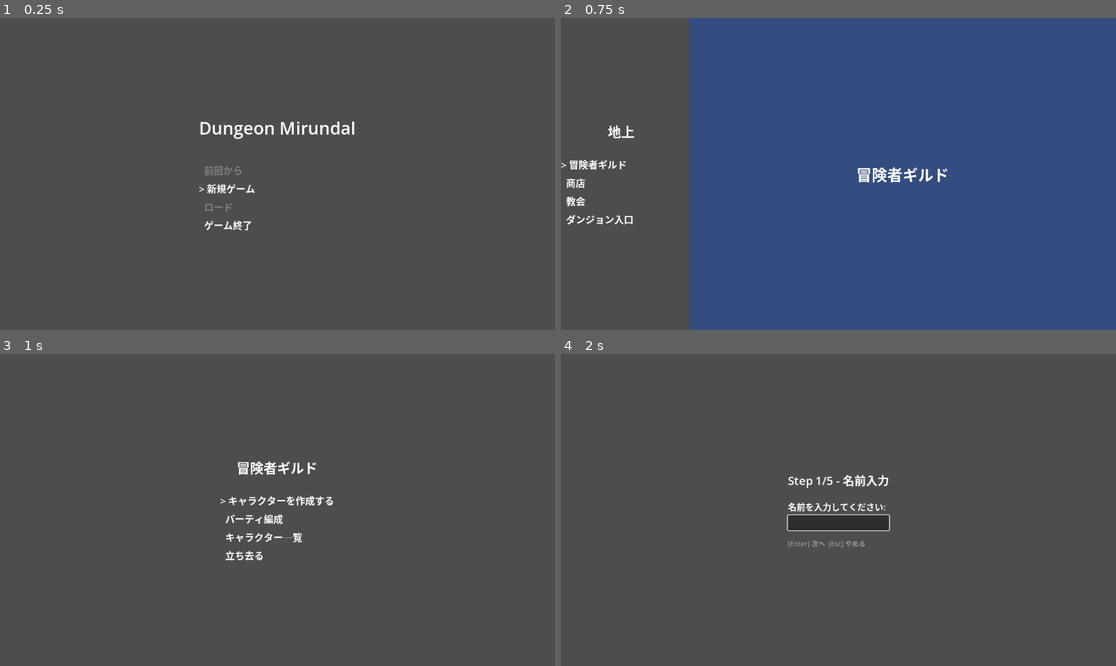
Above: before the commit, frames 1-4 (two rows, left to right).
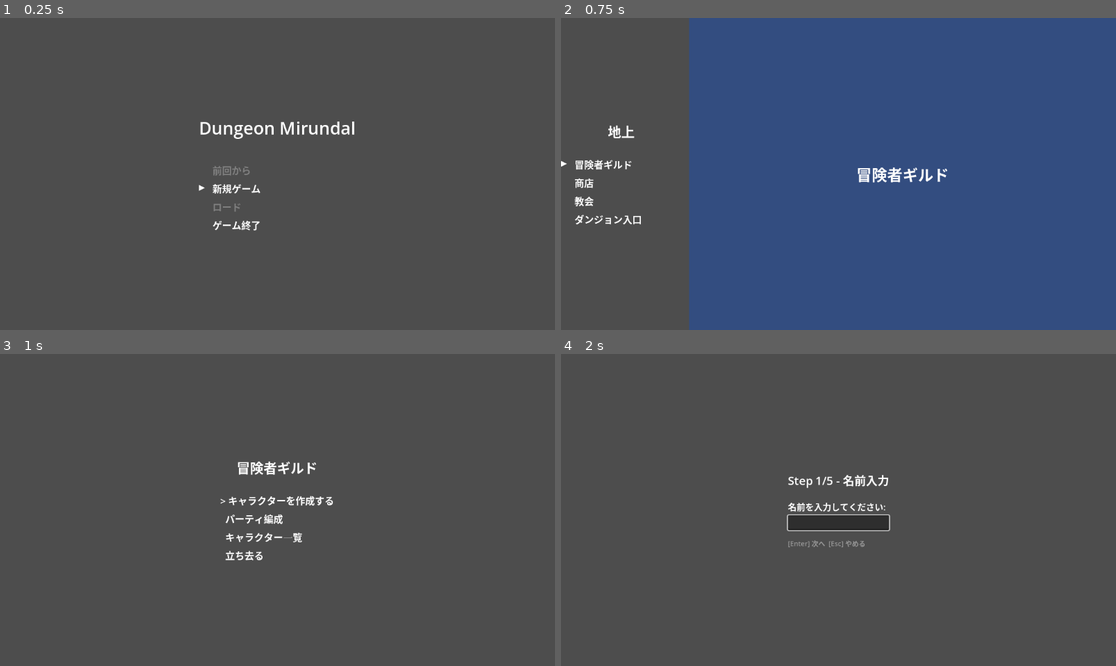
Above: after the commit, the same moments.

Repository: endo5501/DungeonMirundal2
Game: Godot game, scene res://src/main.tscn
Two runs of this game, one before a commit and one after it. Both use one fixed random seed, a clock stepped at 60 frames per second and the inputs below.
Inputs (mouse positions are in pixels of both pictures, inside the frame that each line leads up to):
- Up to frame 1 (0.25 s): no input
- Up to frame 2 (0.75 s): tap Enter (ui_accept) at 0.5 s; move the mouse to (960, 158) at 0.52 s; hold Right (ui_right) from 0.53 s (still down); hold Shift from 0.53 s (still down); click (960, 158) at 0.67 s
- Up to frame 3 (1 s): keep holding Right (ui_right); keep holding Shift; tap Enter (ui_accept) at 0.77 s
- Up to frame 4 (2 s): release Right (ui_right) at 1.25 s; release Shift at 1.25 s; tap Enter (ui_accept) at 1.25 s; drag from (727, 525) to (810, 572) at 1.27 s

The runs differ from the first frame. In frame 1, 0.5% of the frame differs, in the area x 35-47%, y 47-69%; in frame 2, 0.7%, in the area x 0-15%, y 45-67%; in frame 3, nothing differs; in frame 4, nothing differs.

Commit message:
Migrate simple screens to CursorMenuRow
Convert title, town, shop (top menu only), temple, esc-menu (3 main menus),
save, load, and dungeon-screen return dialog to use the row-based API.
The cursor now lives in a fixed-width column, so text positions no longer
shift on selection. Equipment sub-screens and other screens outside this
change's scope are unchanged.

Co-Authored-By: Claude Opus 4.7 (1M context) <noreply@anthropic.com>

Diff:
--- a/src/dungeon_scene/dungeon_screen.gd
+++ b/src/dungeon_scene/dungeon_screen.gd
@@ -16,7 +16,7 @@
 
 var _showing_return_dialog: bool = false
 var _return_dialog_selected: int = 0
-var _return_dialog_labels: Array[Label] = []
+var _return_dialog_rows: Array[CursorMenuRow] = []
 var _return_dialog_container: Control
 var _encounter_active: bool = false
 
@@ -137,7 +137,7 @@
 func _show_return_dialog() -> void:
 	_showing_return_dialog = true
 	_return_dialog_selected = 1  # default to いいえ (safer)
-	_return_dialog_labels.clear()
+	_return_dialog_rows.clear()
 
 	_return_dialog_container = CenterContainer.new()
 	_return_dialog_container.set_anchors_and_offsets_preset(PRESET_FULL_RECT)
@@ -162,16 +162,16 @@
 	vbox.add_child(spacer)
 
 	for i in range(RETURN_OPTIONS.size()):
-		var label := Label.new()
-		label.add_theme_font_size_override("font_size", 18)
-		vbox.add_child(label)
-		_return_dialog_labels.append(label)
+		var row := CursorMenuRow.new()
+		row.set_text(RETURN_OPTIONS[i])
+		row.set_text_font_size(18)
+		vbox.add_child(row)
+		_return_dialog_rows.append(row)
 	_update_return_dialog_labels()
 
 func _update_return_dialog_labels() -> void:
-	for i in range(_return_dialog_labels.size()):
-		var prefix := CursorMenu.CURSOR_PREFIX if i == _return_dialog_selected else CursorMenu.NO_CURSOR_PREFIX
-		_return_dialog_labels[i].text = prefix + RETURN_OPTIONS[i]
+	for i in range(_return_dialog_rows.size()):
+		_return_dialog_rows[i].set_selected(i == _return_dialog_selected)
 
 func _handle_return_dialog_input(event: InputEventKey) -> void:
 	match event.keycode:
@@ -193,4 +193,4 @@
 	if _return_dialog_container:
 		_return_dialog_container.queue_free()
 		_return_dialog_container = null
-	_return_dialog_labels.clear()
+	_return_dialog_rows.clear()
--- a/src/esc_menu/esc_menu.gd
+++ b/src/esc_menu/esc_menu.gd
@@ -51,9 +51,9 @@
 var _equipment_slot_container: VBoxContainer
 var _equipment_candidate_container: VBoxContainer
 
-var _main_menu_labels: Array[Label] = []
-var _party_menu_labels: Array[Label] = []
-var _quit_labels: Array[Label] = []
+var _main_menu_rows: Array[CursorMenuRow] = []
+var _party_menu_rows: Array[CursorMenuRow] = []
+var _quit_rows: Array[CursorMenuRow] = []
 
 # Equipment navigation state
 var _equipment_character_index: int = 0
@@ -89,11 +89,11 @@
 	_panel.add_child(root_vbox)
 
 	_main_menu_container = _build_titled_view("メニュー")
-	_build_menu_labels(_main_menu, _main_menu_labels, _main_menu_container)
+	_build_menu_rows(_main_menu, _main_menu_rows, _main_menu_container)
 	root_vbox.add_child(_main_menu_container)
 
 	_party_menu_container = _build_titled_view("パーティ")
-	_build_menu_labels(_party_menu, _party_menu_labels, _party_menu_container)
+	_build_menu_rows(_party_menu, _party_menu_rows, _party_menu_container)
 	root_vbox.add_child(_party_menu_container)
 
 	_status_container = _build_titled_view("ステータス", 4)
@@ -112,7 +112,7 @@
 	root_vbox.add_child(_equipment_candidate_container)
 
 	_quit_dialog_container = _build_titled_view("タイトルに戻りますか？", 8)
-	_build_menu_labels(_quit_menu, _quit_labels, _quit_dialog_container)
+	_build_menu_rows(_quit_menu, _quit_rows, _quit_dialog_container)
 	root_vbox.add_child(_quit_dialog_container)
 
 func _build_titled_view(title_text: String, separation: int = 6) -> VBoxContainer:
@@ -128,13 +128,14 @@
 	vbox.add_child(spacer)
 	return vbox
 
-func _build_menu_labels(menu: CursorMenu, labels_out: Array[Label], parent: VBoxContainer) -> void:
+func _build_menu_rows(menu: CursorMenu, rows_out: Array[CursorMenuRow], parent: VBoxContainer) -> void:
 	for i in range(menu.size()):
-		var label := Label.new()
-		label.add_theme_font_size_override("font_size", 20)
-		parent.add_child(label)
-		labels_out.append(label)
-	menu.update_labels(labels_out)
+		var row := CursorMenuRow.new()
+		row.set_text(menu.items[i])
+		row.set_text_font_size(20)
+		parent.add_child(row)
+		rows_out.append(row)
+	menu.update_rows(rows_out)
 
 func is_menu_visible() -> bool:
 	return visible
@@ -253,10 +254,10 @@
 	match view:
 		View.PARTY_MENU:
 			_party_menu.selected_index = 0
-			_party_menu.update_labels(_party_menu_labels)
+			_party_menu.update_rows(_party_menu_rows)
 		View.QUIT_DIALOG:
 			_quit_menu.selected_index = QUIT_IDX_NO
-			_quit_menu.update_labels(_quit_labels)
+			_quit_menu.update_rows(_quit_rows)
 		View.STATUS:
 			_refresh_status_view()
 		View.ITEMS:
@@ -271,7 +272,7 @@
 			_equipment_candidate_index = 0
 			_refresh_equipment_candidate_view()
 		View.MAIN_MENU:
-			_main_menu.update_labels(_main_menu_labels)
+			_main_menu.update_rows(_main_menu_rows)
 
 func _get_current_menu() -> CursorMenu:
 	match _current_view:
@@ -286,11 +287,11 @@
 func _update_current_labels() -> void:
 	match _current_view:
 		View.MAIN_MENU:
-			_main_menu.update_labels(_main_menu_labels)
+			_main_menu.update_rows(_main_menu_rows)
 		View.PARTY_MENU:
-			_party_menu.update_labels(_party_menu_labels)
+			_party_menu.update_rows(_party_menu_rows)
 		View.QUIT_DIALOG:
-			_quit_menu.update_labels(_quit_labels)
+			_quit_menu.update_rows(_quit_rows)
 
 func _handle_main_menu_select() -> void:
 	match _main_menu.selected_index:
--- a/src/load_screen.gd
+++ b/src/load_screen.gd
@@ -7,7 +7,7 @@
 var _save_manager: SaveManager
 var _slots: Array[Dictionary] = []
 var _menu: CursorMenu
-var _menu_labels: Array[Label] = []
+var _menu_rows: Array[CursorMenuRow] = []
 var _no_saves: bool = false
 var _container: VBoxContainer
 
@@ -71,13 +71,14 @@
 		items.append(s["label"])
 	_menu = CursorMenu.new(items)
 
-	_menu_labels.clear()
+	_menu_rows.clear()
 	for i in range(_menu.size()):
-		var label := Label.new()
-		label.add_theme_font_size_override("font_size", 18)
-		_container.add_child(label)
-		_menu_labels.append(label)
-	_menu.update_labels(_menu_labels)
+		var row := CursorMenuRow.new()
+		row.set_text(_menu.items[i])
+		row.set_text_font_size(18)
+		_container.add_child(row)
+		_menu_rows.append(row)
+	_menu.update_rows(_menu_rows)
 
 func _unhandled_input(event: InputEvent) -> void:
 	if not event is InputEventKey:
@@ -95,11 +96,11 @@
 		KEY_UP, KEY_W:
 			if _menu:
 				_menu.move_cursor(-1)
-				_menu.update_labels(_menu_labels)
+				_menu.update_rows(_menu_rows)
 		KEY_DOWN, KEY_S:
 			if _menu:
 				_menu.move_cursor(1)
-				_menu.update_labels(_menu_labels)
+				_menu.update_rows(_menu_rows)
 		KEY_ENTER, KEY_KP_ENTER, KEY_SPACE:
 			if _menu and _slots.size() > 0:
 				var slot: int = _slots[_menu.selected_index]["slot_number"]
--- a/src/save_screen.gd
+++ b/src/save_screen.gd
@@ -10,14 +10,14 @@
 var _save_manager: SaveManager
 var _slots: Array[Dictionary] = []  # [{slot_number, ...}], first entry is "new save"
 var _menu: CursorMenu
-var _menu_labels: Array[Label] = []
+var _menu_rows: Array[CursorMenuRow] = []
 var _title_label: Label
 var _container: VBoxContainer
 
 var _overwrite_visible := false
 var _overwrite_slot: int = -1
 var _overwrite_menu: CursorMenu
-var _overwrite_labels: Array[Label] = []
+var _overwrite_rows: Array[CursorMenuRow] = []
 var _overwrite_container: CenterContainer
 
 func _ready() -> void:
@@ -70,13 +70,14 @@
 	spacer.custom_minimum_size.y = 8
 	_container.add_child(spacer)
 
-	_menu_labels.clear()
+	_menu_rows.clear()
 	for i in range(_menu.size()):
-		var label := Label.new()
-		label.add_theme_font_size_override("font_size", 18)
-		_container.add_child(label)
-		_menu_labels.append(label)
-	_menu.update_labels(_menu_labels)
+		var row := CursorMenuRow.new()
+		row.set_text(_menu.items[i])
+		row.set_text_font_size(18)
+		_container.add_child(row)
+		_menu_rows.append(row)
+	_menu.update_rows(_menu_rows)
 
 func _build_overwrite_dialog() -> void:
 	_overwrite_menu = CursorMenu.new(OVERWRITE_OPTIONS)
@@ -100,13 +101,14 @@
 	msg.horizontal_alignment = HORIZONTAL_ALIGNMENT_CENTER
 	vbox.add_child(msg)
 
-	_overwrite_labels.clear()
+	_overwrite_rows.clear()
 	for i in range(_overwrite_menu.size()):
-		var label := Label.new()
-		label.add_theme_font_size_override("font_size", 18)
-		vbox.add_child(label)
-		_overwrite_labels.append(label)
-	_overwrite_menu.update_labels(_overwrite_labels)
+		var row := CursorMenuRow.new()
+		row.set_text(_overwrite_menu.items[i])
+		row.set_text_font_size(18)
+		vbox.add_child(row)
+		_overwrite_rows.append(row)
+	_overwrite_menu.update_rows(_overwrite_rows)
 
 func _unhandled_input(event: InputEvent) -> void:
 	if not event is InputEventKey:
@@ -122,10 +124,10 @@
 	match (event as InputEventKey).keycode:
 		KEY_UP, KEY_W:
 			_menu.move_cursor(-1)
-			_menu.update_labels(_menu_labels)
+			_menu.update_rows(_menu_rows)
 		KEY_DOWN, KEY_S:
 			_menu.move_cursor(1)
-			_menu.update_labels(_menu_labels)
+			_menu.update_rows(_menu_rows)
 		KEY_ENTER, KEY_KP_ENTER, KEY_SPACE:
 			_on_slot_selected()
 		KEY_ESCAPE:
@@ -149,10 +151,10 @@
 	match event.keycode:
 		KEY_UP, KEY_W:
 			_overwrite_menu.move_cursor(-1)
-			_overwrite_menu.update_labels(_overwrite_labels)
+			_overwrite_menu.update_rows(_overwrite_rows)
 		KEY_DOWN, KEY_S:
 			_overwrite_menu.move_cursor(1)
-			_overwrite_menu.update_labels(_overwrite_labels)
+			_overwrite_menu.update_rows(_overwrite_rows)
 		KEY_ENTER, KEY_KP_ENTER, KEY_SPACE:
 			if _overwrite_menu.selected_index == 0:  # はい
 				_save_manager.save(_overwrite_slot)
--- a/src/title_scene/title_screen.gd
+++ b/src/title_scene/title_screen.gd
@@ -20,7 +20,7 @@
 	set(v): _menu.selected_index = v
 
 var _menu: CursorMenu
-var _labels: Array[Label] = []
+var _rows: Array[CursorMenuRow] = []
 
 func _init() -> void:
 	_menu = CursorMenu.new(MENU_ITEMS, _disabled_indices)
@@ -34,8 +34,8 @@
 		_disabled_indices.append(2)
 	_menu = CursorMenu.new(MENU_ITEMS, _disabled_indices)
 	_menu.ensure_valid_selection()
-	if _labels.size() > 0:
-		_menu.update_labels(_labels)
+	if _rows.size() > 0:
+		_menu.update_rows(_rows)
 
 func _ready() -> void:
 	var center := CenterContainer.new()
@@ -57,21 +57,22 @@
 	vbox.add_child(spacer)
 
 	for i in range(MENU_ITEMS.size()):
-		var label := Label.new()
-		label.add_theme_font_size_override("font_size", 20)
-		vbox.add_child(label)
-		_labels.append(label)
+		var row := CursorMenuRow.new()
+		row.set_text(MENU_ITEMS[i])
+		row.set_text_font_size(20)
+		vbox.add_child(row)
+		_rows.append(row)
 
-	_menu.update_labels(_labels)
+	_menu.update_rows(_rows)
 
 func _unhandled_input(event: InputEvent) -> void:
 	if event.is_action_pressed("ui_down"):
 		_menu.move_cursor(1)
-		_menu.update_labels(_labels)
+		_menu.update_rows(_rows)
 		get_viewport().set_input_as_handled()
 	elif event.is_action_pressed("ui_up"):
 		_menu.move_cursor(-1)
-		_menu.update_labels(_labels)
+		_menu.update_rows(_rows)
 		get_viewport().set_input_as_handled()
 	elif event.is_action_pressed("ui_accept"):
 		confirm_selection()
--- a/src/town_scene/shop_screen.gd
+++ b/src/town_scene/shop_screen.gd
@@ -148,12 +148,14 @@
 
 
 func _render_top_menu() -> void:
+	var rows: Array[CursorMenuRow] = []
 	for i in range(TOP_MENU_ITEMS.size()):
-		var label := Label.new()
-		var prefix := "> " if i == _top_menu.selected_index else "  "
-		label.text = prefix + TOP_MENU_ITEMS[i]
-		label.add_theme_font_size_override("font_size", FONT_SIZE)
-		_root.add_child(label)
+		var row := CursorMenuRow.new()
+		row.set_text(TOP_MENU_ITEMS[i])
+		row.set_text_font_size(FONT_SIZE)
+		_root.add_child(row)
+		rows.append(row)
+	_top_menu.update_rows(rows)
 
 
 func _render_buy() -> void:
--- a/src/town_scene/temple_screen.gd
+++ b/src/town_scene/temple_screen.gd
@@ -94,14 +94,13 @@
 	else:
 		for i in range(members.size()):
 			var ch: Character = members[i]
-			var label := Label.new()
-			var prefix := "> " if i == _selected_index else "  "
+			var row := CursorMenuRow.new()
 			var status := "(死亡)" if is_dead(ch) else "(生存)"
-			label.text = "%s%s Lv%d  %s  蘇生費: %d G" % [prefix, ch.character_name, ch.level, status, revive_cost(ch)]
-			label.add_theme_font_size_override("font_size", FONT_SIZE)
-			if not is_dead(ch):
-				label.add_theme_color_override("font_color", CursorMenu.DISABLED_COLOR)
-			_root.add_child(label)
+			row.set_text("%s Lv%d  %s  蘇生費: %d G" % [ch.character_name, ch.level, status, revive_cost(ch)])
+			row.set_text_font_size(FONT_SIZE)
+			row.set_selected(i == _selected_index)
+			row.set_disabled(not is_dead(ch))
+			_root.add_child(row)
 
 	if _last_message != "":
 		var msg := Label.new()
--- a/src/town_scene/town_screen.gd
+++ b/src/town_scene/town_screen.gd
@@ -27,7 +27,7 @@
 	set(v): _menu.selected_index = v
 
 var _menu: CursorMenu
-var _labels: Array[Label] = []
+var _rows: Array[CursorMenuRow] = []
 var _illustration_rect: ColorRect
 var _illustration_label: Label
 
@@ -57,10 +57,11 @@
 	left.add_child(spacer)
 
 	for i in range(MENU_ITEMS.size()):
-		var label := Label.new()
-		label.add_theme_font_size_override("font_size", 20)
-		left.add_child(label)
-		_labels.append(label)
+		var row := CursorMenuRow.new()
+		row.set_text(MENU_ITEMS[i])
+		row.set_text_font_size(20)
+		left.add_child(row)
+		_rows.append(row)
 
 	var right := PanelContainer.new()
 	right.size_flags_horizontal = SIZE_EXPAND_FILL
@@ -78,7 +79,7 @@
 	_illustration_label.set_anchors_and_offsets_preset(PRESET_FULL_RECT)
 	right.add_child(_illustration_label)
 
-	_menu.update_labels(_labels)
+	_menu.update_rows(_rows)
 	_update_illustration()
 
 func _update_illustration() -> void:
@@ -90,12 +91,12 @@
 func _unhandled_input(event: InputEvent) -> void:
 	if event.is_action_pressed("ui_down"):
 		_menu.move_cursor(1)
-		_menu.update_labels(_labels)
+		_menu.update_rows(_rows)
 		_update_illustration()
 		get_viewport().set_input_as_handled()
 	elif event.is_action_pressed("ui_up"):
 		_menu.move_cursor(-1)
-		_menu.update_labels(_labels)
+		_menu.update_rows(_rows)
 		_update_illustration()
 		get_viewport().set_input_as_handled()
 	elif event.is_action_pressed("ui_accept"):
Not shown, added: openspec/changes/cursor-column-layout/.openspec.yaml
Not shown, added: src/dungeon/cursor_menu_row.gd.uid
Not shown, added: tests/dungeon/test_cursor_menu_row.gd.uid
Not shown, added: openspec/changes/cursor-column-layout/design.md
Not shown, added: openspec/changes/cursor-column-layout/proposal.md
Not shown, added: openspec/changes/cursor-column-layout/specs/cursor-menu-ui/spec.md
Not shown, changed: openspec/changes/cursor-column-layout/tasks.md
